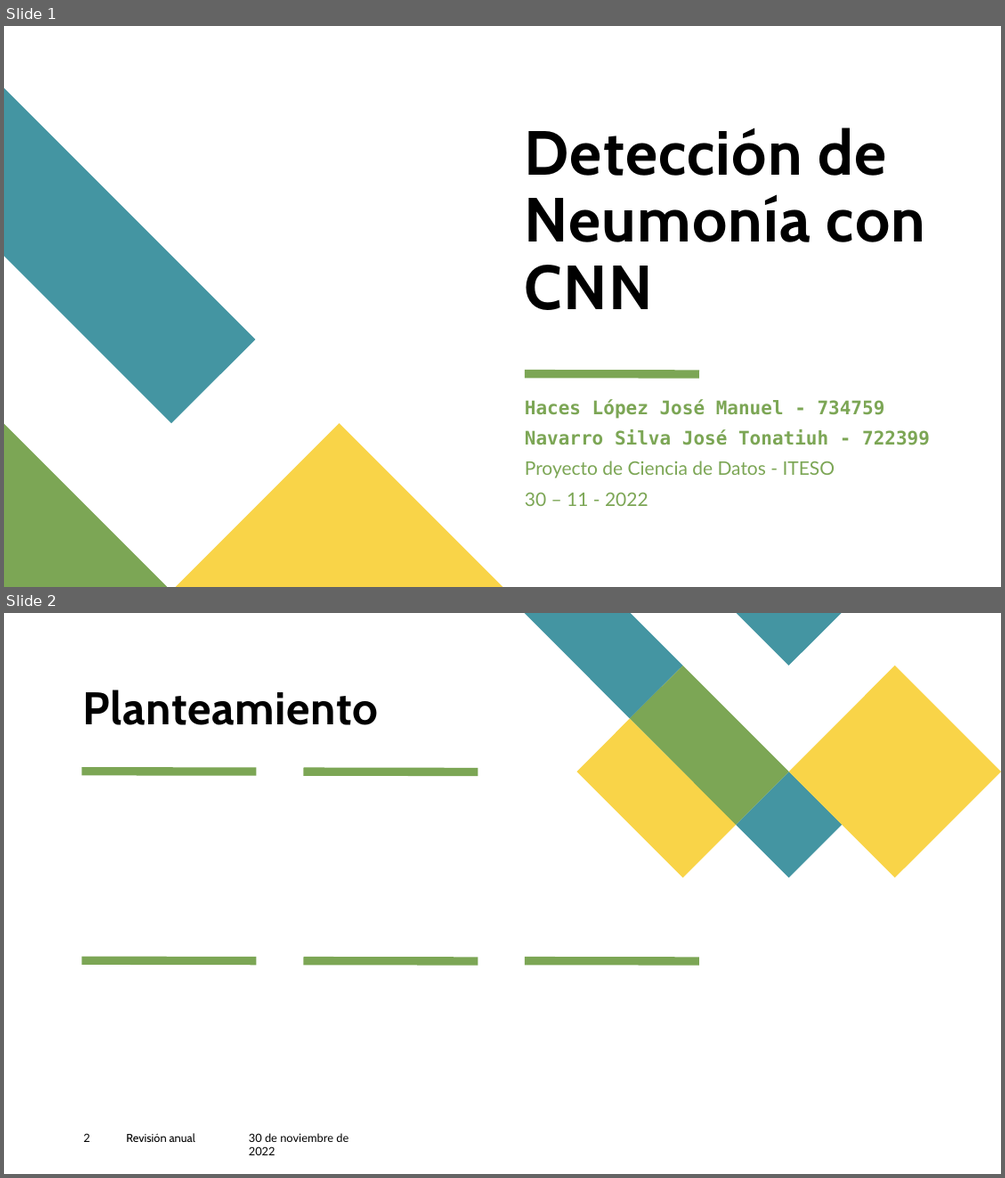
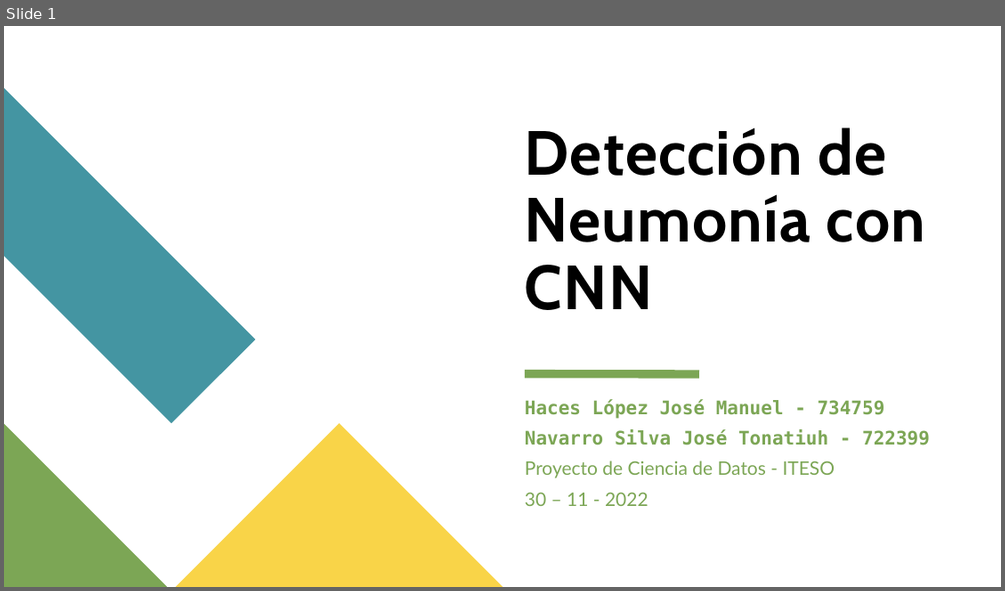
Before and after one commit to JManuelHaces/Proyecto-de-Ciencia-de-Datos, a slide deck: presentacion/Deteccion_Neumonía_CNN.pptx. Shown one above the other, each under a label of ours: slides 1 and 2 before the commit, slide 1 after it. The pictures are 1005x1178 and 1005x591 pixels, drawn with LibreOffice and Linux fonts; fonts in the diff are those of the drawing. Boxes give left, top, right and bottom in pixels: in the first picture for what was removed or moved away, otherwise in the second. Text is boxed around its words. In the diff, an @@ line names an element or a change of style, - is before the commit and + after.

```diff
--- a/presentacion/Deteccion_Neumonía_CNN.pptx
+++ b/presentacion/Deteccion_Neumonía_CNN.pptx
@@ slide 2 removed at (x1=4, y1=613, x2=1001, y2=1174), background #FFFFFF; not listed: 1 template element that a slide beside it also shows @@
@@ group removed at (x1=525, y1=613, x2=1001, y2=877): 5 freeform shapes @@
@@ title removed at (x1=83, y1=690, x2=379, y2=725) @@
-Planteamiento
@@ line removed from (81, 771) to (257, 771) @@
@@ line removed from (304, 771) to (478, 771) @@
@@ line removed from (81, 961) to (257, 961) @@
@@ line removed from (304, 961) to (478, 961) @@
@@ page number removed at (x1=83, y1=1133, x2=89, y2=1142) @@
-2
@@ text removed at (x1=126, y1=1133, x2=195, y2=1142) @@
-Revisión anual
@@ text removed at (x1=249, y1=1133, x2=348, y2=1155) @@
-30 de noviembre de 2022
```
Also in this commit, not shown: 11 slides added, 11 other slides removed, 5 other files.
